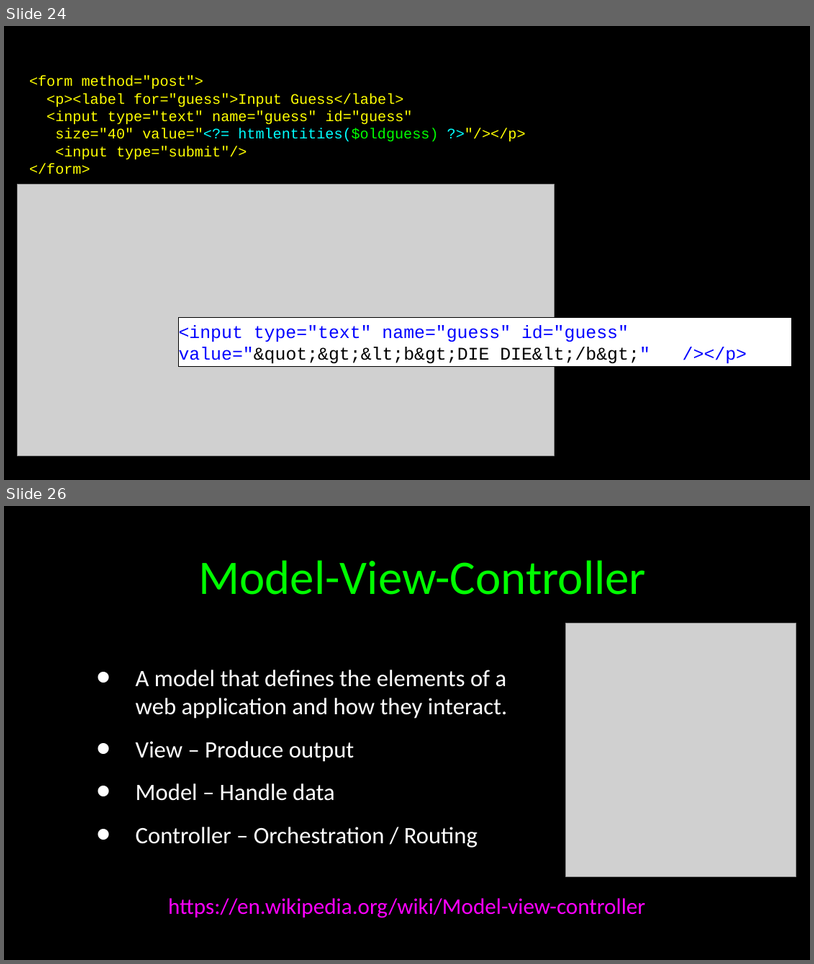
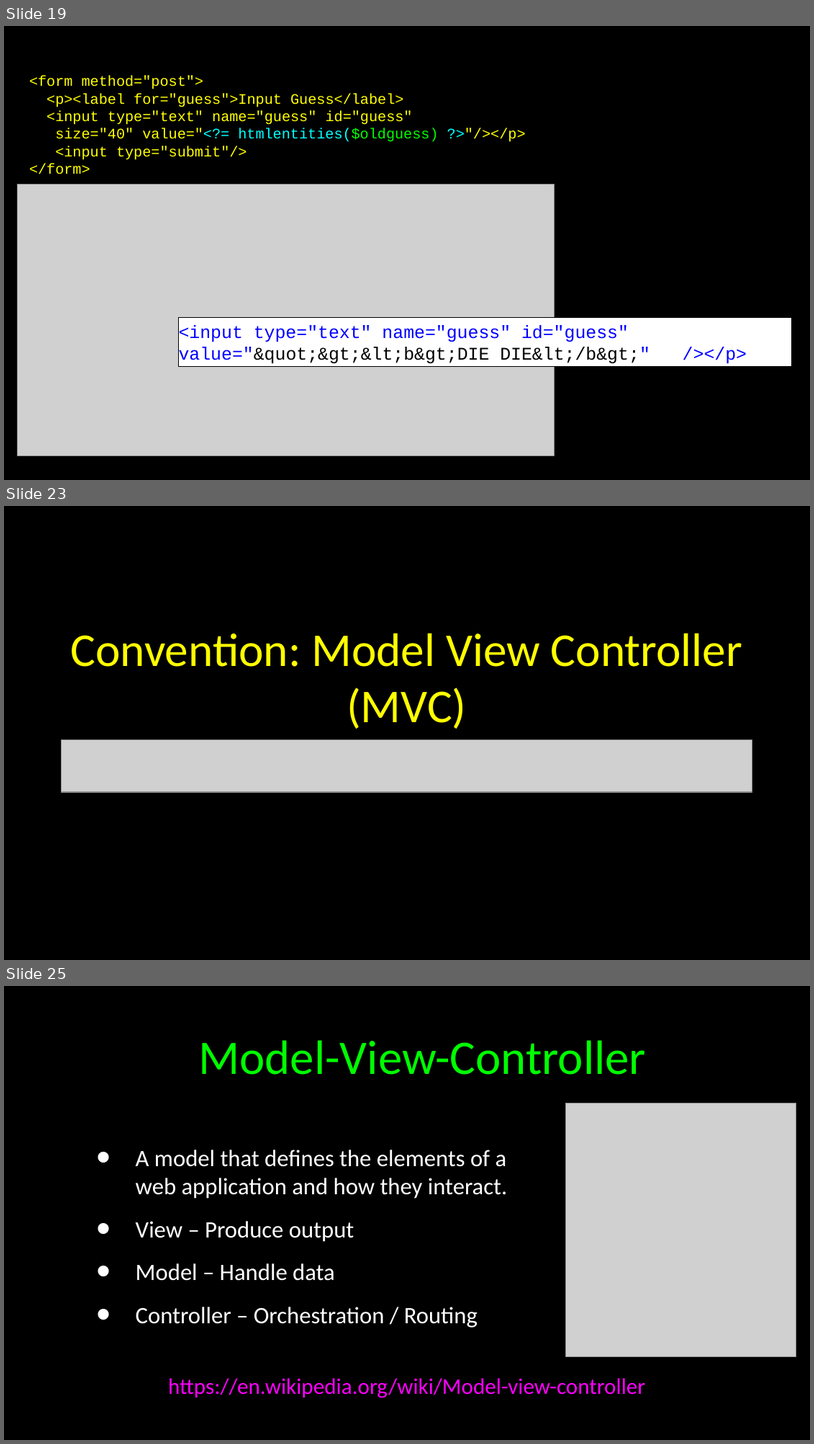
Before and after one commit to csev/wa4e, a slide deck: lectures/PHP-04-Forms.ppt. Shown one above the other, each under a label of ours: slides 24 and 26 before the commit, slides 19, 23 and 25 after it; the slides between them are not shown. The pictures are 814x964 and 814x1444 pixels, drawn with LibreOffice and Linux fonts; fonts in the diff are those of the drawing; grey boxes stand for pictures. Boxes give left, top, right and bottom in pixels: in the first picture for what was removed or moved away, otherwise in the second. Text is boxed around its words. In the diff, an @@ line names an element or a change of style, - is before the commit and + after.

```diff
--- a/lectures/PHP-04-Forms.ppt
+++ b/lectures/PHP-04-Forms.ppt
@@ slide 23 added at [4, 506, 810, 960], background #000000; not listed: 1 template element that a slide beside it also shows @@
@@ title added at [71, 633, 743, 728], 42 pt, text #FFFF00 @@
+Convention: Model View Controller (MVC)
@@ picture added at [62, 740, 752, 793] @@
@@ what was slide 24 is now slide 19 @@
@@ what was slide 26 is now slide 25 @@
```
Also in this commit, not shown: 18 slides changed, 3 other slides added, 4 slides removed, 3 other files.
